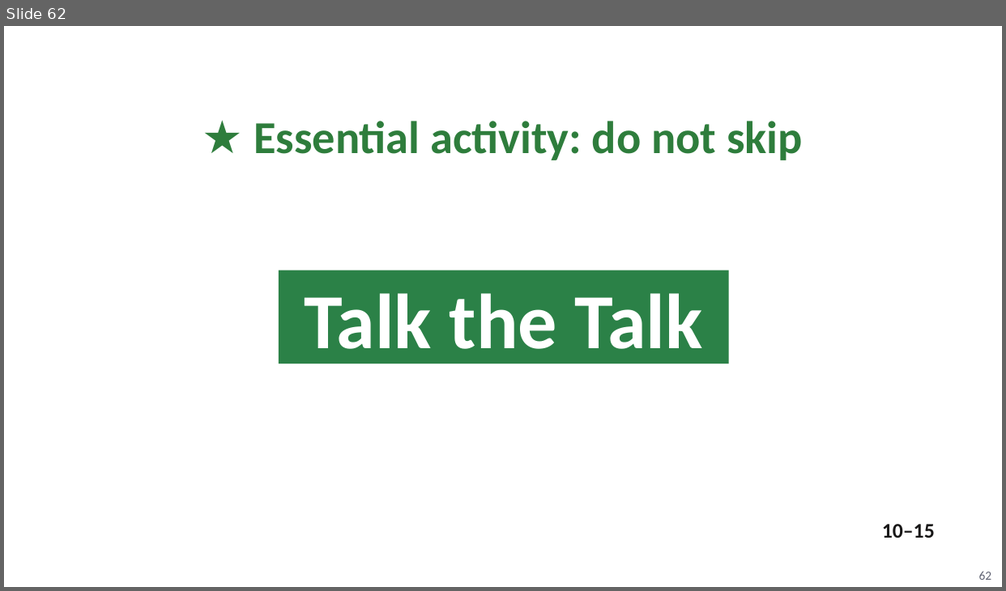
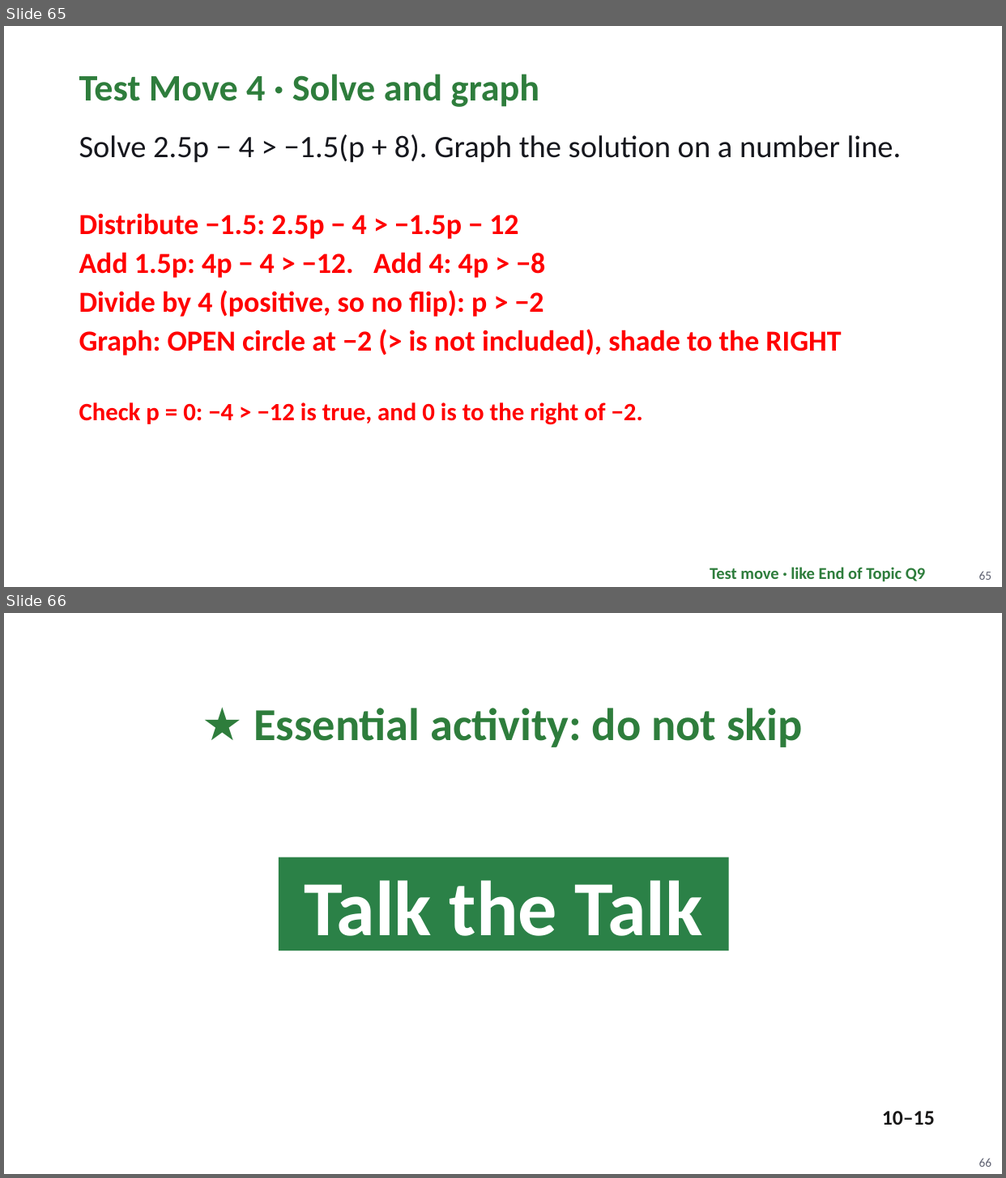
Before and after one commit to Apolloat2022/Algebra1M2U1L4, a slide deck: Module 3 topic 1/BLMathematics_AlgI_M3_T1_L3_LessonSlides_ENG_with_answers.pptx. Shown one above the other, each under a label of ours: slide 62 before the commit, slides 65 and 66 after it. The pictures are 1006x591 and 1006x1178 pixels, drawn with LibreOffice and Linux fonts; fonts in the diff are those of the drawing; background and template pictures are left out. Boxes give left, top, right and bottom in pixels: in the first picture for what was removed or moved away, otherwise in the second. Text is boxed around its words. In the diff, an @@ line names an element or a change of style, - is before the commit and + after.

```diff
--- a/Module 3 topic 1/BLMathematics_AlgI_M3_T1_L3_LessonSlides_ENG_with_answers.pptx
+++ b/Module 3 topic 1/BLMathematics_AlgI_M3_T1_L3_LessonSlides_ENG_with_answers.pptx
@@ slide 65 added at [4,26,1002,587], background #FFFFFF @@
@@ text added at [79,74,540,107], 36 pt, text #2E7D3C, bold @@
+Test Move 4 · Solve and graph
@@ text added at [79,135,901,163], 30 pt, text #16171D @@
+Solve 2.5p − 4 > −1.5(p + 8). Graph the solution on a number line.
@@ text added at [79,213,518,239], 28 pt, text #FF0000, bold @@
+Distribute −1.5: 2.5p − 4 > −1.5p − 12
@@ text added at [79,252,545,278], 28 pt, text #FF0000, bold @@
+Add 1.5p: 4p − 4 > −12. Add 4: 4p > −8
@@ text added at [79,290,544,317], 28 pt, text #FF0000, bold @@
+Divide by 4 (positive, so no flip): p > −2
@@ text added at [79,329,841,356], 28 pt, text #FF0000, bold @@
+Graph: OPEN circle at −2 (> is not included), shade to the RIGHT
@@ text added at [79,403,643,425], 24 pt, text #FF0000, bold @@
+Check p = 0: −4 > −12 is true, and 0 is to the right of −2.
@@ text added at [710,567,925,582], 16 pt, text #2E7D3C, bold @@
+Test move · like End of Topic Q9
@@ page number added at [979,571,992,580], 12 pt, text #5F6272 @@
+65
@@ what was slide 62 is now slide 66 @@
@@ page number at [979,1158,992,1167]: text changed @@
-62
+66
```
Also in this commit, not shown: 1 slide changed, 3 other slides added, 33 other files.
